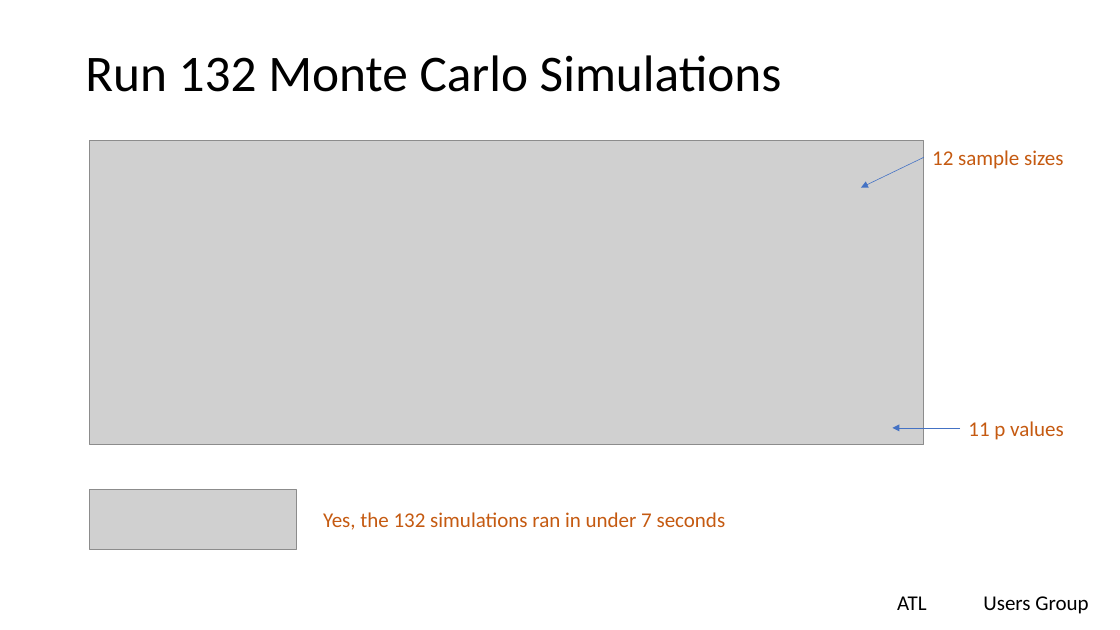
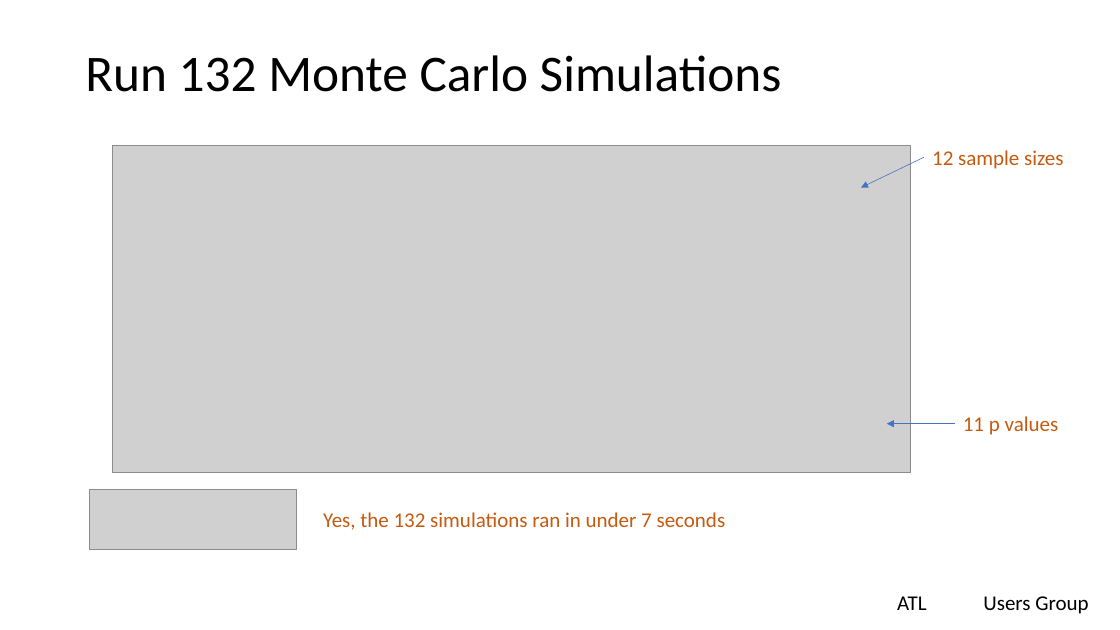
Before and after one commit to lgreski/communications, a slide deck: slide 14 of presentations/debuggingBernoulliTrials.pptx. Drawn at 1120x630 pixels with LibreOffice and Linux fonts; fonts in the diff are those of the drawing; grey boxes stand for pictures; background and template pictures are left out. Boxes give left, top, right and bottom in pixels: in the first picture for what was removed or moved away, otherwise in the second. Text is boxed around its words. In the diff, an @@ line names an element or a change of style, - is before the commit and + after.

```diff
--- a/presentations/debuggingBernoulliTrials.pptx
+++ b/presentations/debuggingBernoulliTrials.pptx
@@ picture: place and size @@
-picture at box(90, 140, 924, 444)
+picture at box(113, 146, 911, 473)
@@ text "11 p values": place and size @@
-text "11 p values" at box(968, 421, 1064, 440)
+text "11 p values" at box(963, 416, 1059, 435)
@@ arrow moved from (960, 428) - (892, 428) to (954, 423) - (887, 423) @@
```
Also in this commit, not shown: 5 other slides changed, 2 slides added, 1 slide removed, 1 other file.
